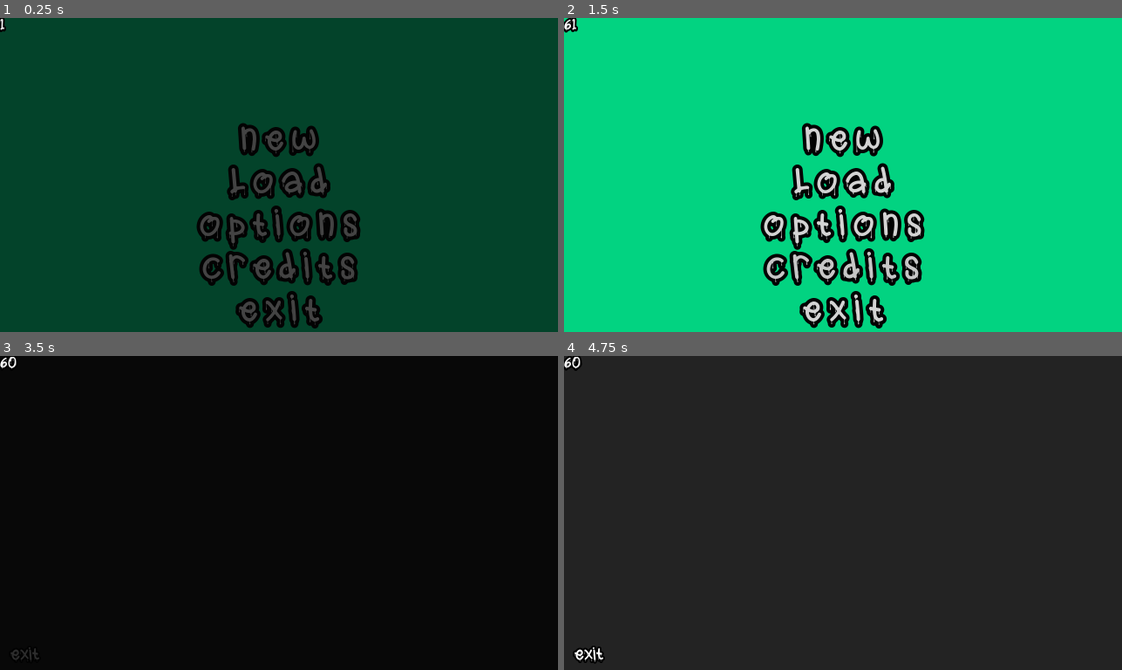
Above: before the commit, frames 1-4 (two rows, left to right).
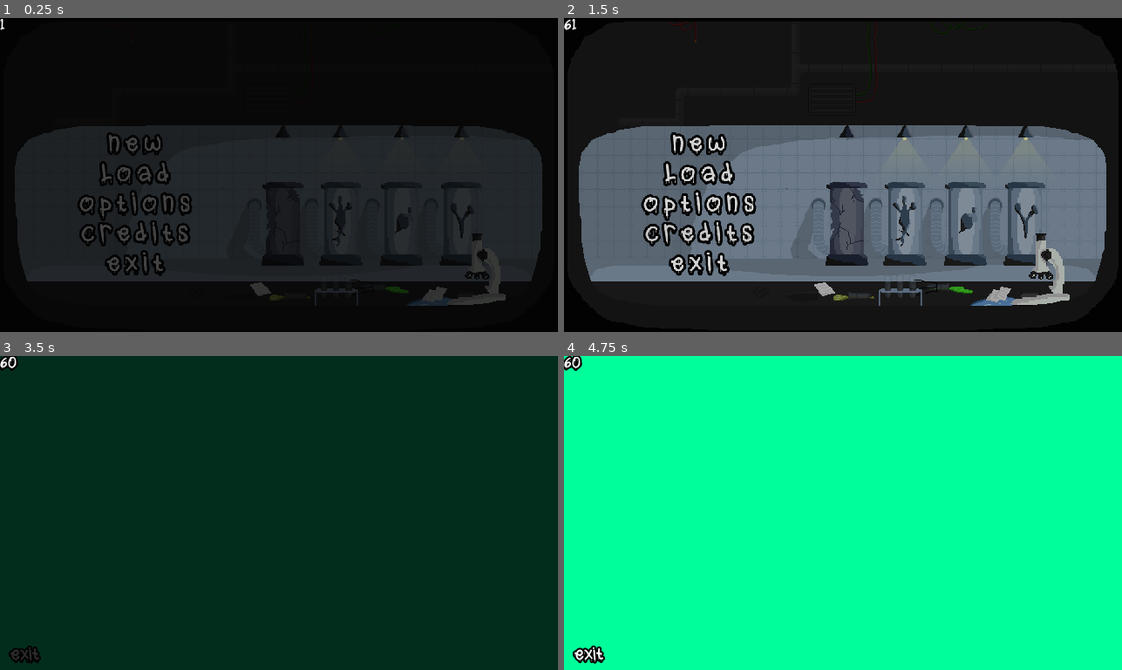
Above: after the commit, the same moments.

Repository: moha2008dev/slime-shift
Game: Godot game, scene res://scenes/main_menu.tscn
Two runs of this game, one before a commit and one after it. Both use one fixed random seed, a clock stepped at 60 frames per second and the inputs below.
Inputs:
- Up to frame 1 (0.25 s): no input
- Up to frame 2 (1.5 s): click "options" at 0.5 s; click "credits" at 1.25 s
- Up to frame 3 (3.5 s): click "new" at 2 s; click "new" at 2.75 s
- Up to frame 4 (4.75 s): hold D (right) from 3.53 s (still down); tap Shift (switch) at 3.6, 4.35 s; tap W (up) at 3.77, 4.52 s

The runs differ from the first frame. In frame 1, 98% of the frame differs, in the area x 0-100%, y 0-100%; in frame 2, 99%; in frame 3, 100%; in frame 4, 100%.

Commit message:
adding bg

Diff:
--- a/scenes/credits.tscn
+++ b/scenes/credits.tscn
@@ -4,7 +4,7 @@
 [ext_resource path="res://scripts/credits.gd" type="Script" id=2]
 
 [sub_resource type="StyleBoxFlat" id=1]
-bg_color = Color( 0.141176, 0.141176, 0.141176, 1 )
+bg_color = Color( 0, 1, 0.607843, 1 )
 
 [sub_resource type="DynamicFont" id=6]
 size = 45
@@ -69,10 +69,9 @@
 anchor_top = 0.5
 anchor_right = 0.5
 anchor_bottom = 0.5
-margin_left = -320.0
-margin_top = 420.0
-margin_right = 328.0
-margin_bottom = 2959.0
+margin_top = 600.0
+margin_right = 648.0
+margin_bottom = 3139.0
 custom_colors/font_color = Color( 1, 1, 1, 1 )
 custom_fonts/font = SubResource( 6 )
 text = "game devloped by
--- a/scenes/main_menu.tscn
+++ b/scenes/main_menu.tscn
@@ -1,10 +1,12 @@
-[gd_scene load_steps=11 format=2]
+[gd_scene load_steps=12 format=2]
 
 [ext_resource path="res://scripts/main_menu.gd" type="Script" id=1]
 [ext_resource path="res://fonts/SlimeDrip-m2GJv.ttf" type="DynamicFontData" id=2]
+[ext_resource path="res://2d arts/Artboard_1.png2.png" type="Texture" id=3]
 
-[sub_resource type="StyleBoxFlat" id=1]
-bg_color = Color( 0, 1, 0.607843, 1 )
+[sub_resource type="StyleBoxTexture" id=9]
+texture = ExtResource( 3 )
+region_rect = Rect2( 0, 0, 720, 405 )
 
 [sub_resource type="DynamicFont" id=2]
 size = 40
@@ -33,17 +35,18 @@
 [node name="Panel" type="Panel" parent="."]
 anchor_right = 1.0
 anchor_bottom = 1.0
-custom_styles/panel = SubResource( 1 )
+custom_styles/panel = SubResource( 9 )
 
 [node name="VBoxContainer" type="VBoxContainer" parent="."]
 anchor_left = 0.5
 anchor_top = 1.0
 anchor_right = 0.5
 anchor_bottom = 1.0
-margin_left = -150.0
-margin_top = -241.0
-margin_right = 150.0
-margin_bottom = -4.0
+margin_left = -270.0
+margin_top = -230.0
+margin_right = 30.0
+margin_bottom = 7.0
+rect_scale = Vector2( 0.7, 0.7 )
 custom_constants/separation = 8
 
 [node name="new2" type="Button" parent="VBoxContainer"]
--- a/scenes/options.tscn
+++ b/scenes/options.tscn
@@ -276,6 +276,7 @@
 margin_right = 228.0
 margin_bottom = 331.0
 custom_colors/font_color = Color( 0.686275, 0.596078, 0.596078, 1 )
+custom_colors/font_color_hover = Color( 0.882353, 0.211765, 0.211765, 1 )
 custom_fonts/font = SubResource( 9 )
 custom_styles/hover = SubResource( 14 )
 custom_styles/pressed = SubResource( 14 )
Binary file added: 2d arts/Artboard_1.png2.png
Not shown, added: 2d arts/Artboard_1.png2.png.import
